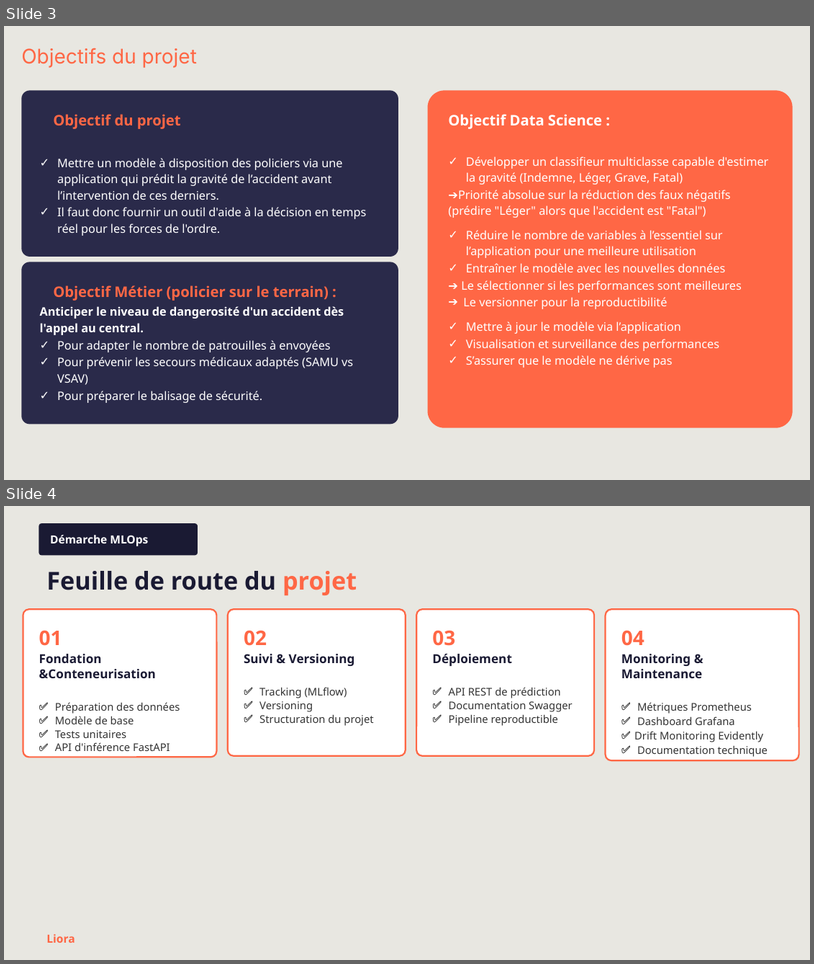
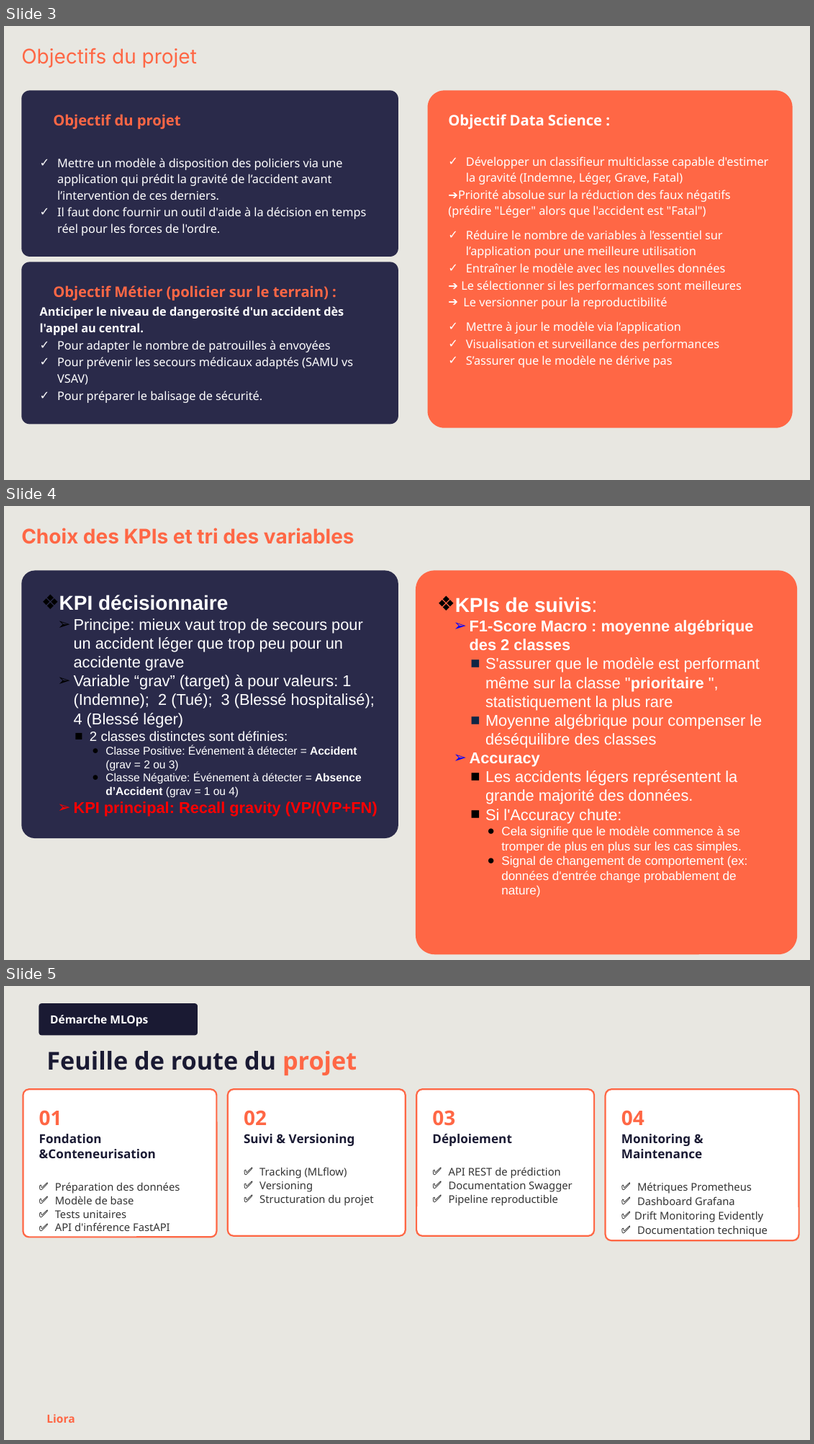
Before and after one commit to sage-flfay/Template_MLOps_accidents, a slide deck: assets/MLOps_Accidents.pptx. Shown one above the other, each under a label of ours: slides 3 and 4 before the commit, slides 3, 4 and 5 after it. The pictures are 814x964 and 814x1444 pixels, drawn with LibreOffice and Linux fonts; fonts in the diff are those of the drawing; background and template pictures are left out. Boxes give left, top, right and bottom in pixels: in the first picture for what was removed or moved away, otherwise in the second. Text is boxed around its words. In the diff, an @@ line names an element or a change of style, - is before the commit and + after.

```diff
--- a/assets/MLOps_Accidents.pptx
+++ b/assets/MLOps_Accidents.pptx
@@ slide 4 added at [4,506,810,960], background #E8E7E1 @@
@@ subtitle added at [21,528,355,544], 18 pt, text #FF6745, bold @@
+Choix des KPIs et tri des variables
@@ text added at [22,571,399,838], fill #2A2A4A, 14 pt, text #FFFFFF @@
+❖ KPI décisionnaire
+  ➢ Principe: mieux vaut trop de secours pour un accident léger que trop peu pour un accidente grave
+  ➢ Variable “grav” (target) à pour valeurs: 1 (Indemne); 2 (Tué); 3 (Blessé hospitalisé); 4 (Blessé léger)
+    ■ 2 classes distinctes sont définies:
+      ● Classe Positive: Événement à détecter = Accident (grav = 2 ou 3)
+      ● Classe Négative: Événement à détecter = Absence d’Accident (grav = 1 ou 4)
+  ➢ KPI principal: Recall gravity (VP/(VP+FN)
@@ rounded rectangle added at [416,571,797,955], fill #FF6745, 14 pt, text #FFFFFF @@
+❖ KPIs de suivis:
+  ➢ F1-Score Macro : moyenne algébrique des 2 classes
+    ■ S'assurer que le modèle est performant même sur la classe "prioritaire ", statistiquement la plus rare
+    ■ Moyenne algébrique pour compenser le déséquilibre des classes
+  ➢ Accuracy
+    ■ Les accidents légers représentent la grande majorité des données.
+    ■ Si l'Accuracy chute:
+      ● Cela signifie que le modèle commence à se tromper de plus en plus sur les cas simples.
+      ● Signal de changement de comportement (ex: données d'entrée change probablement de nature)
@@ what was slide 4 is now slide 5 @@
```
Also in this commit, not shown: 1 slide changed.
